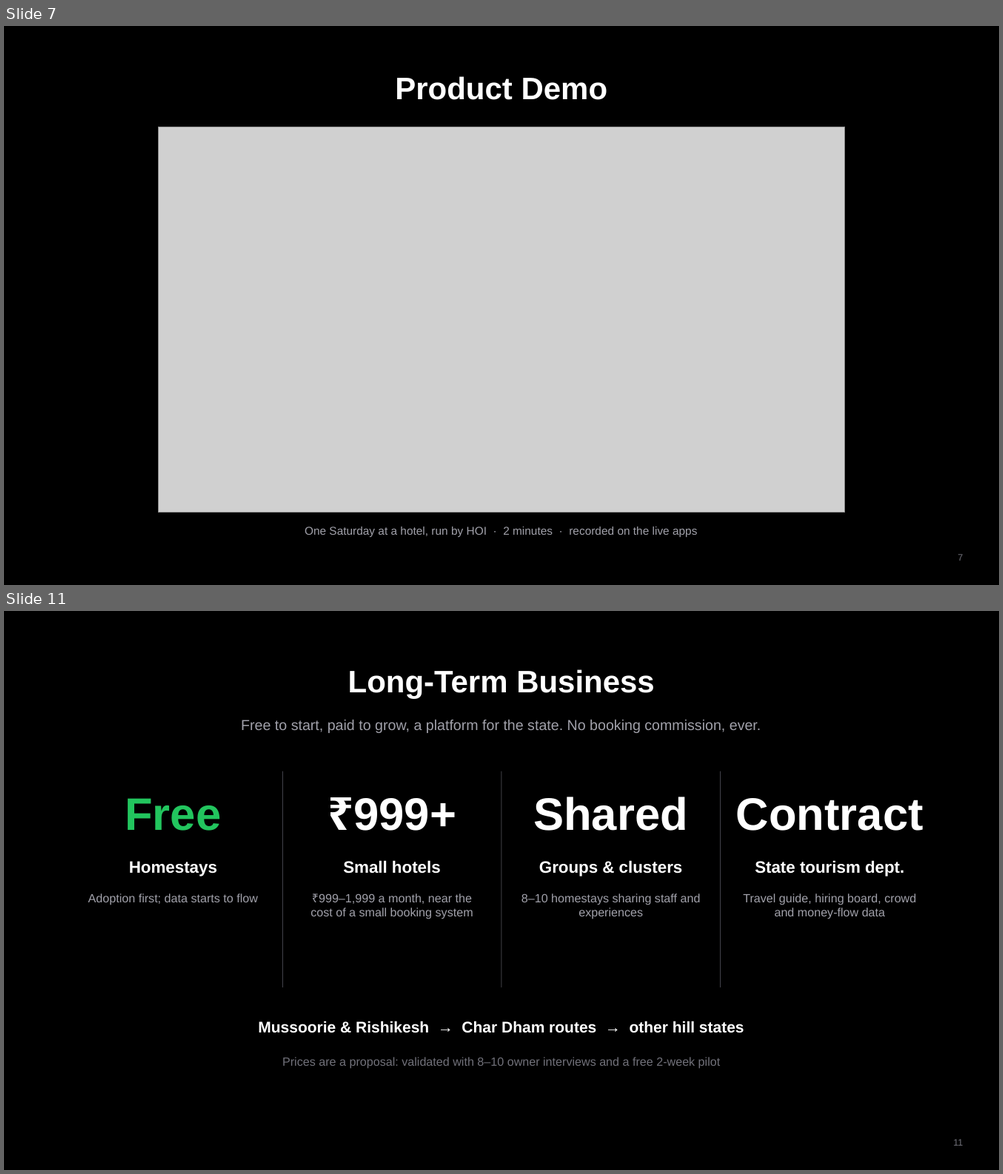
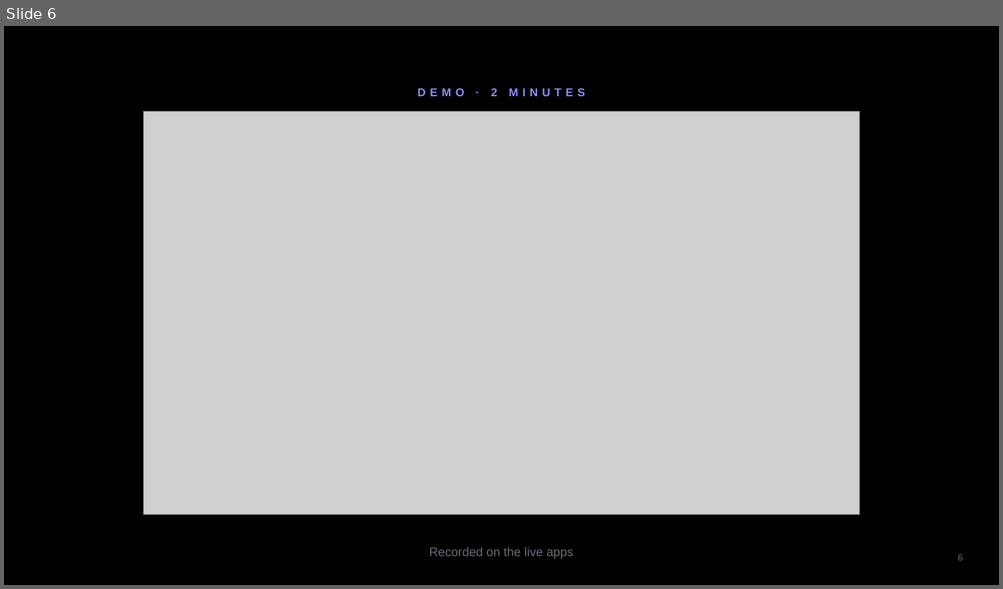
Before and after one commit to Ashu-Stark/Hospitality-, a slide deck: docs/HOI_Final_Pitch.pptx. Shown one above the other, each under a label of ours: slides 7 and 11 before the commit, slide 6 after it; the slides between them are not shown. The pictures are 1003x1174 and 1003x589 pixels, drawn with LibreOffice and Linux fonts; fonts in the diff are those of the drawing; grey boxes stand for pictures. Boxes give left, top, right and bottom in pixels: in the first picture for what was removed or moved away, otherwise in the second. Text is boxed around its words. In the diff, an @@ line names an element or a change of style, - is before the commit and + after.

```diff
--- a/docs/HOI_Final_Pitch.pptx
+++ b/docs/HOI_Final_Pitch.pptx
@@ slide 11 removed at [4,611,999,1170], background #000000 @@
@@ text removed at [348,669,654,698] @@
-Long-Term Business
@@ text removed at [241,720,761,733] @@
-Free to start, paid to grow, a platform for the state. No booking commission, ever.
@@ line removed from (282, 772) to (282, 988) @@
@@ line removed from (502, 772) to (502, 988) @@
@@ line removed from (720, 772) to (720, 988) @@
@@ text removed at [125,798,221,831] @@
-Free
@@ text removed at [353,798,456,831] @@
-₹999+
@@ text removed at [533,797,688,831] @@
-Shared
@@ text removed at [736,798,923,831] @@
-Contract
@@ text removed at [129,861,217,877] @@
-Homestays
@@ text removed at [343,860,441,874] @@
-Small hotels
@@ text removed at [539,860,683,877] @@
-Groups & clusters
@@ text removed at [754,860,904,877] @@
-State tourism dept.
@@ text removed at [88,894,258,905] @@
-Adoption first; data starts to flow
@@ text removed at [310,894,473,920] @@
-₹999–1,999 a month, near the cost of a small booking system
@@ text removed at [521,894,700,920] @@
-8–10 homestays sharing staff and experiences
@@ text removed at [743,894,916,920] @@
-Travel guide, hiring board, crowd and money-flow data
@@ text removed at [258,1021,744,1034] @@
-Mussoorie & Rishikesh → Char Dham routes → other hill states
@@ text removed at [282,1057,720,1069] @@
-Prices are a proposal: validated with 8–10 owner interviews and a free 2-week pilot
@@ page number removed at [953,1139,962,1146] @@
-11
@@ what was slide 7 is now slide 6 @@
@@ slide 6 changed as well @@
@@ text at [418,88,585,96]: text changed; size 30 to 11 pt; text colour #FFFFFF to #8B8CF8 @@
-Product Demo
+DEMO · 2 MINUTES
@@ picture: place and size @@
-picture at [159,127,845,512]
+picture at [144,112,859,514]
@@ text "Recorded on the live apps" at [429,548,573,560]: vertical alignment top to middle @@
@@ text at [429,548,573,560]: text changed; size 11 to 12 pt; text colour #A1A1AA to #6B6B76 @@
-One Saturday at a hotel, run by HOI · 2 minutes · recorded on the live apps
+Recorded on the live apps
@@ page number at [957,554,962,561]: text changed; text colour #71717A to #6B6B76 @@
-7
+6
```
Also in this commit, not shown: 2 other slides changed, 8 slides added, 8 other slides removed.
